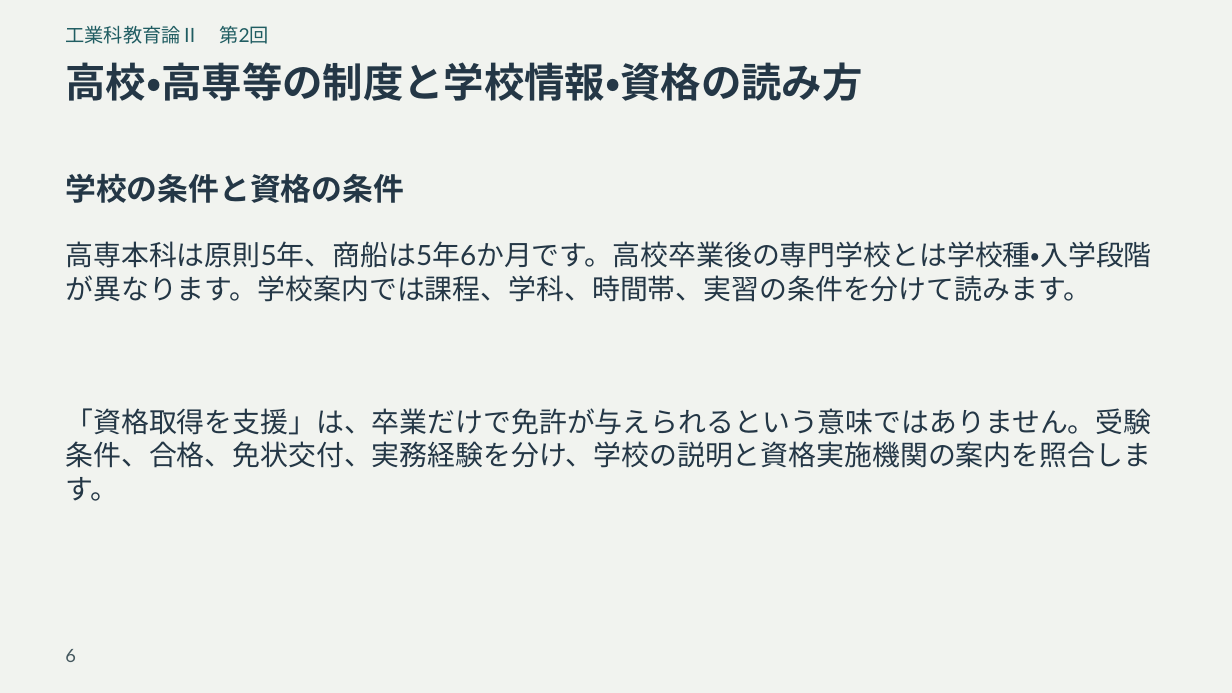
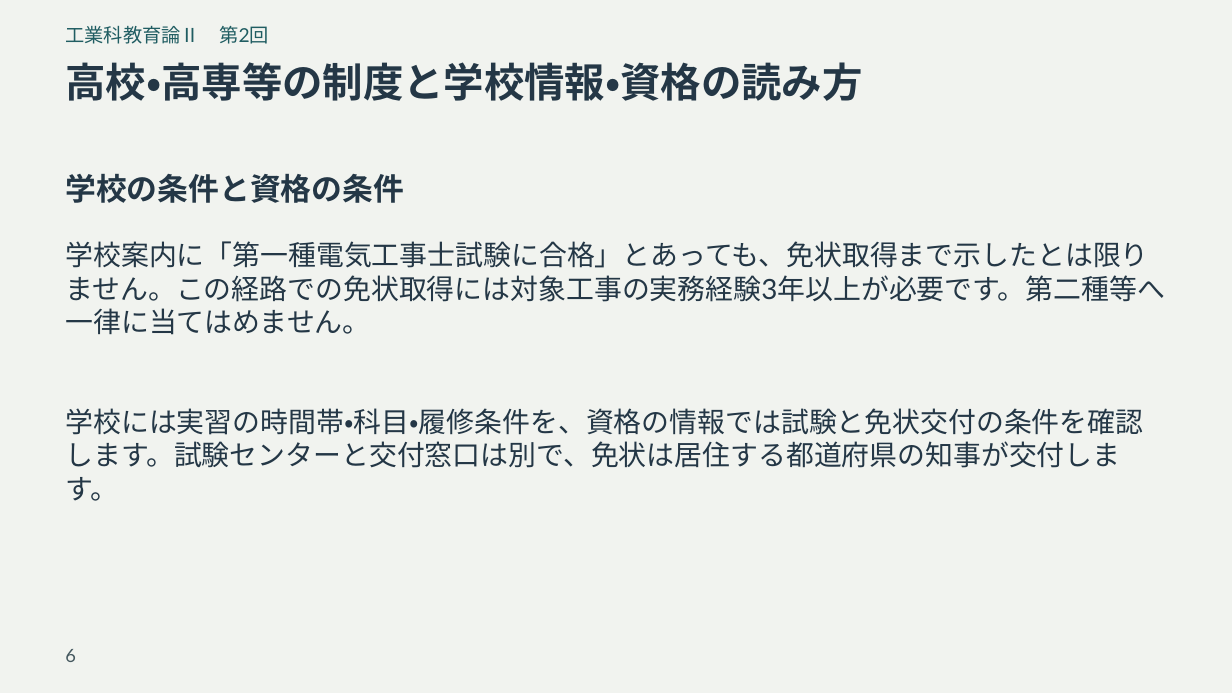
Before and after one commit to zooc-14calbp/industrial-education-ii, a slide deck: slide 6 of reorganized/20261105/expanded/slides.pptx. Drawn at 1232x693 pixels with LibreOffice and Linux fonts; fonts in the diff are those of the drawing. Boxes give left, top, right and bottom in pixels: in the first picture for what was removed or moved away, otherwise in the second. Text is boxed around its words. In the diff, an @@ line names an element or a change of style, - is before the commit and + after.

```diff
--- a/reorganized/20261105/expanded/slides.pptx
+++ b/reorganized/20261105/expanded/slides.pptx
@@ text at (65,241,1165,335): text changed @@
-高専本科は原則5年、商船は5年6か月です。高校卒業後の専門学校とは学校種・入学段階が異なります。学校案内では課程、学科、時間帯、実習の条件を分けて読みます。
+学校案内に「第一種電気工事士試験に合格」とあっても、免状取得まで示したとは限りません。この経路での免状取得には対象工事の実務経験3年以上が必要です。第二種等へ一律に当てはめません。
@@ text at (65,408,1143,501): text changed @@
-「資格取得を支援」は、卒業だけで免許が与えられるという意味ではありません。受験条件、合格、免状交付、実務経験を分け、学校の説明と資格実施機関の案内を照合します。
+学校には実習の時間帯・科目・履修条件を、資格の情報では試験と免状交付の条件を確認します。試験センターと交付窓口は別で、免状は居住する都道府県の知事が交付します。
```
Also in this commit, not shown: 4 other slides changed, 12 other files.
